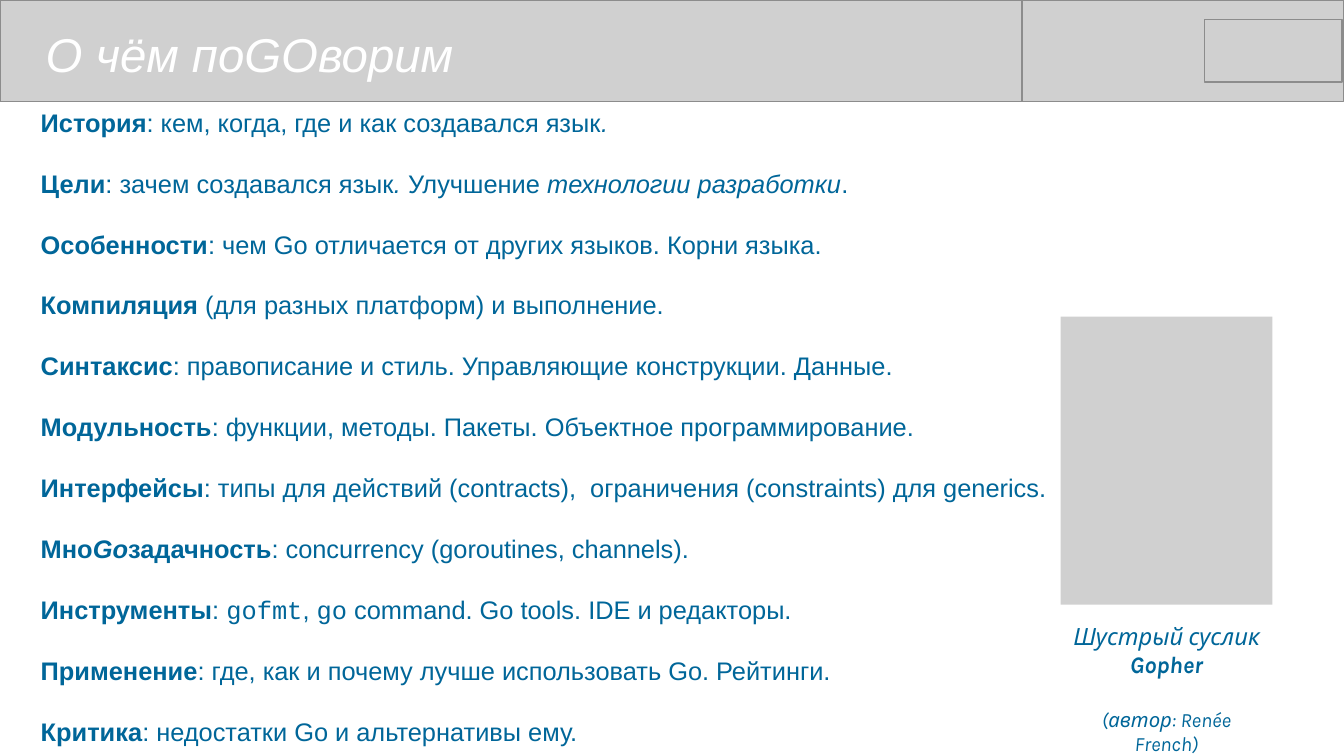
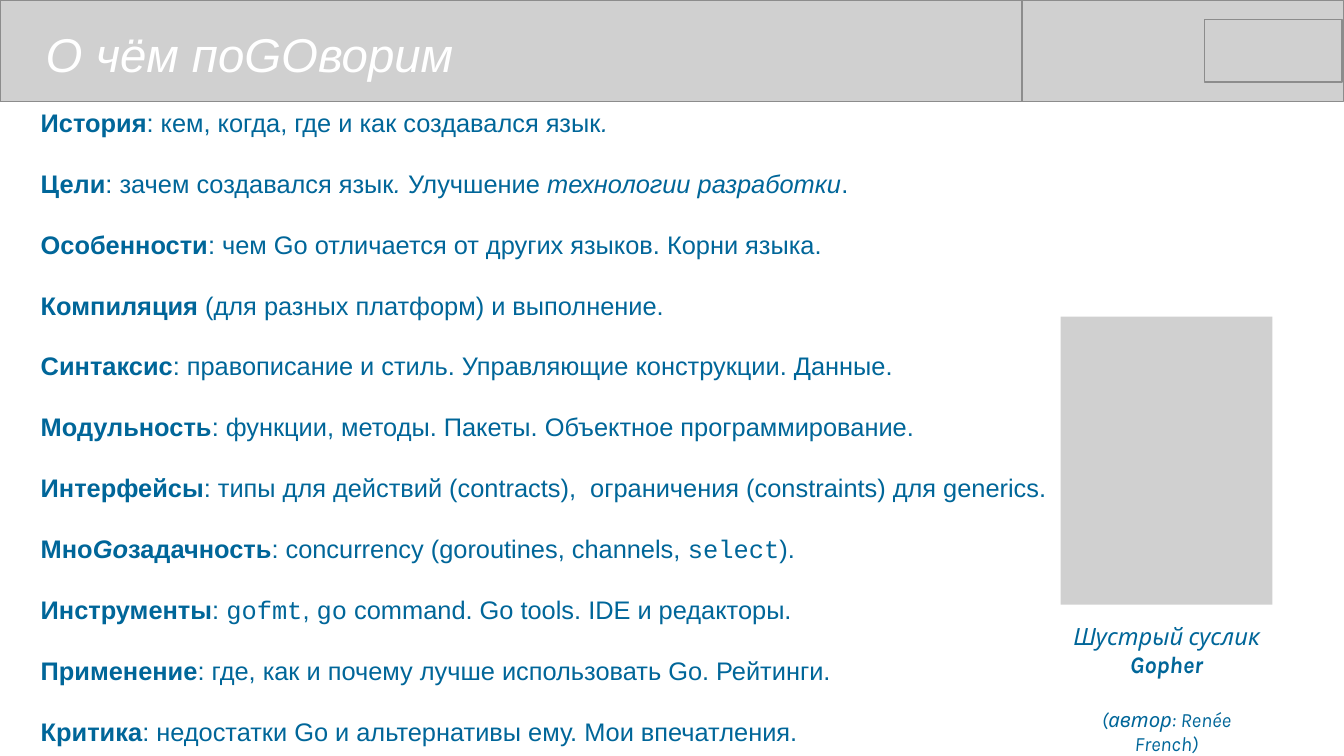
Before and after one commit to mike-shock/Go_language, a slide deck: slide 2 of Go_Preview.odp. Drawn at 1344x756 pixels with LibreOffice and Linux fonts; fonts in the diff are those of the drawing; grey boxes stand for pictures. Boxes give left, top, right and bottom in pixels: in the first picture for what was removed or moved away, otherwise in the second. Text is boxed around its words. In the diff, an @@ line names an element or a change of style, - is before the commit and + after.

```diff
--- a/Go_Preview.odp
+++ b/Go_Preview.odp
@@ text at [41,539,795,564]: text changed @@
-МноGoзадачность: concurrency (goroutines, channels).
+МноGoзадачность: concurrency (goroutines, channels, select).
@@ text at [41,723,797,747]: text changed @@
-Критика: недостатки Go и альтернативы ему.
+Критика: недостатки Go и альтернативы ему. Мои впечатления.
```
Also in this commit, not shown: 2 other slides changed.
